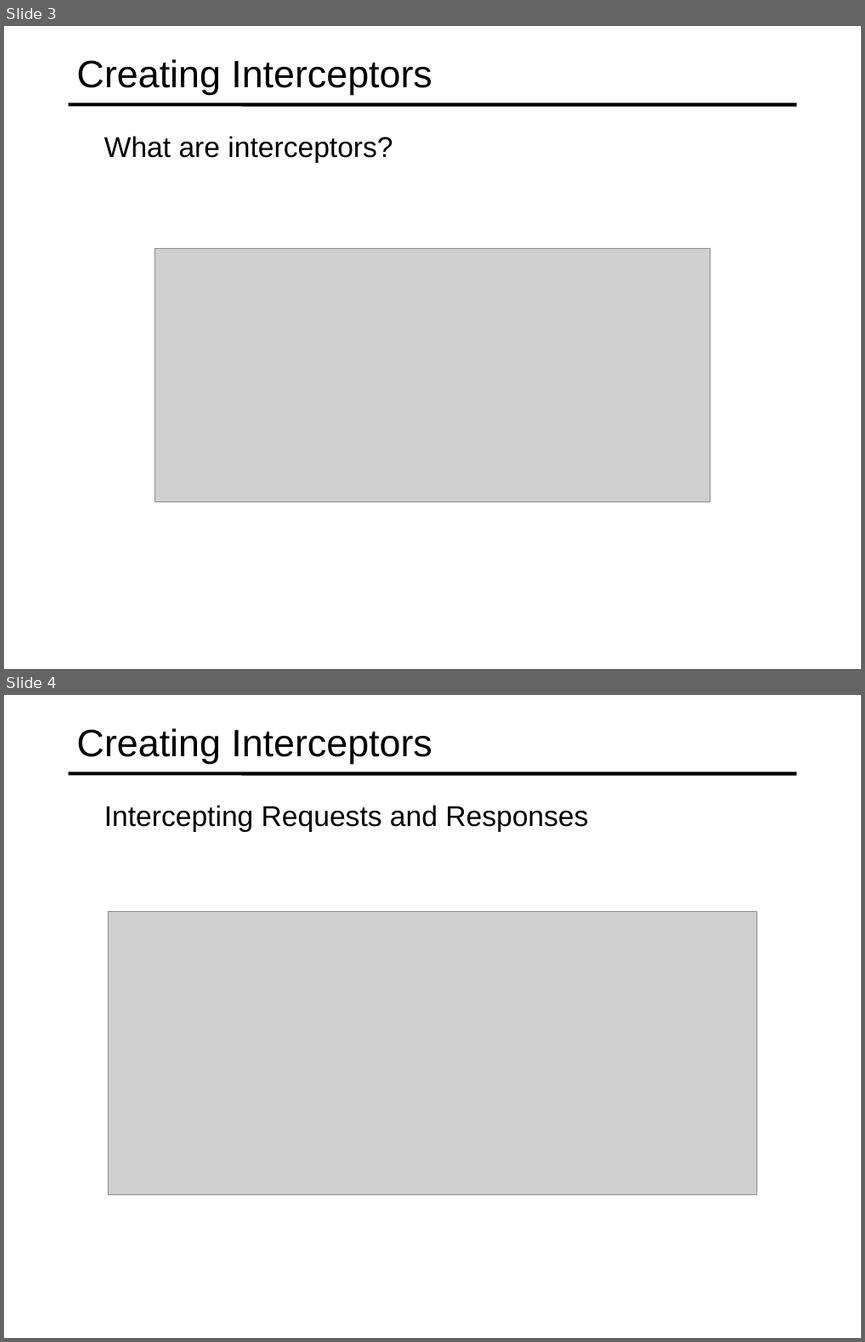
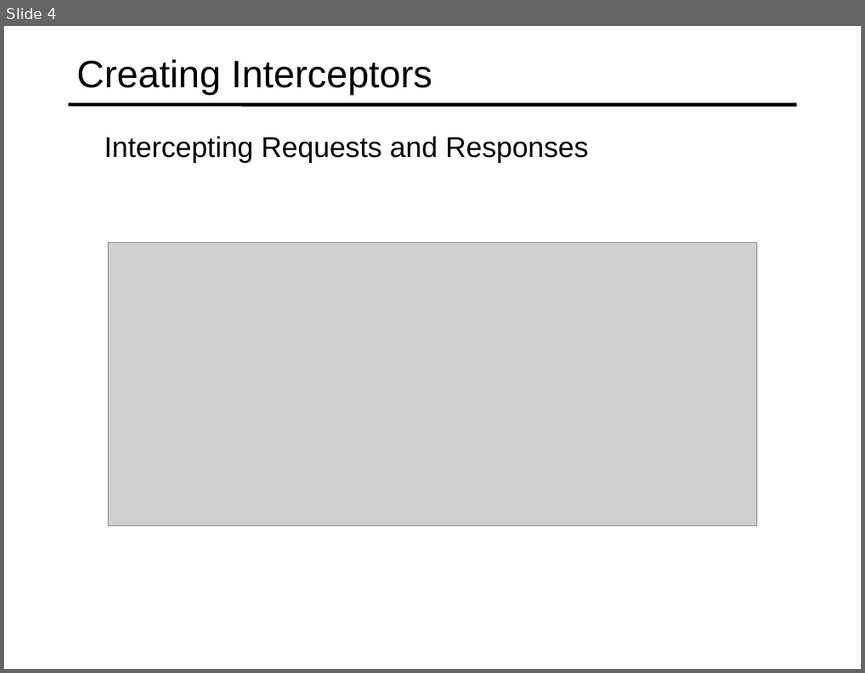
Before and after one commit to specter01wj/Jago_Link_Training, a slide deck: Angular/Angular12/Deep Dive/Angular HTTP Communication/4_Caching_HTTP_Requests_with_Interceptors/L4_Caching_HTTP_Requests_with_Interceptors.ppt. Shown one above the other, each under a label of ours: slides 3 and 4 before the commit, slide 4 after it. The pictures are 865x1342 and 865x673 pixels, drawn with LibreOffice and Linux fonts; fonts in the diff are those of the drawing; grey boxes stand for pictures. Boxes give left, top, right and bottom in pixels: in the first picture for what was removed or moved away, otherwise in the second. Text is boxed around its words. In the diff, an @@ line names an element or a change of style, - is before the commit and + after.

```diff
--- a/Angular/Angular12/Deep Dive/Angular HTTP Communication/4_Caching_HTTP_Requests_with_Interceptors/L4_Caching_HTTP_Requests_with_Interceptors.ppt
+++ b/Angular/Angular12/Deep Dive/Angular HTTP Communication/4_Caching_HTTP_Requests_with_Interceptors/L4_Caching_HTTP_Requests_with_Interceptors.ppt
@@ slide 3 removed at (x1=4, y1=26, x2=861, y2=669), background #FFFFFF; not listed: 1 template element that a slide beside it also shows @@
@@ title removed at (x1=77, y1=59, x2=432, y2=95) @@
-Creating Interceptors
@@ text removed at (x1=104, y1=136, x2=392, y2=163) @@
-  What are interceptors?
@@ picture removed at (x1=154, y1=248, x2=711, y2=501) @@
```
Also in this commit, not shown: 2 slides changed, 1 slide added.
